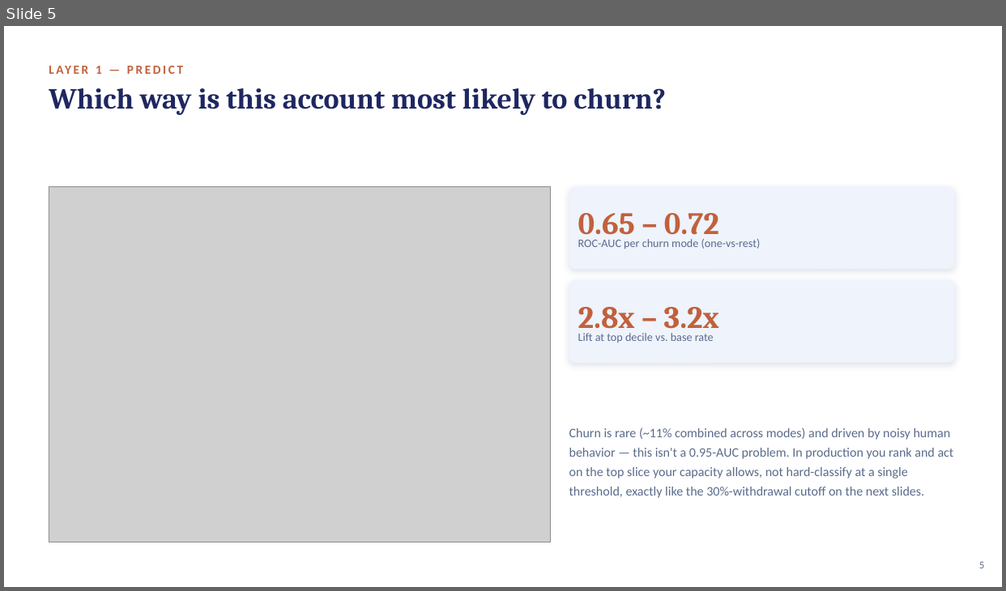
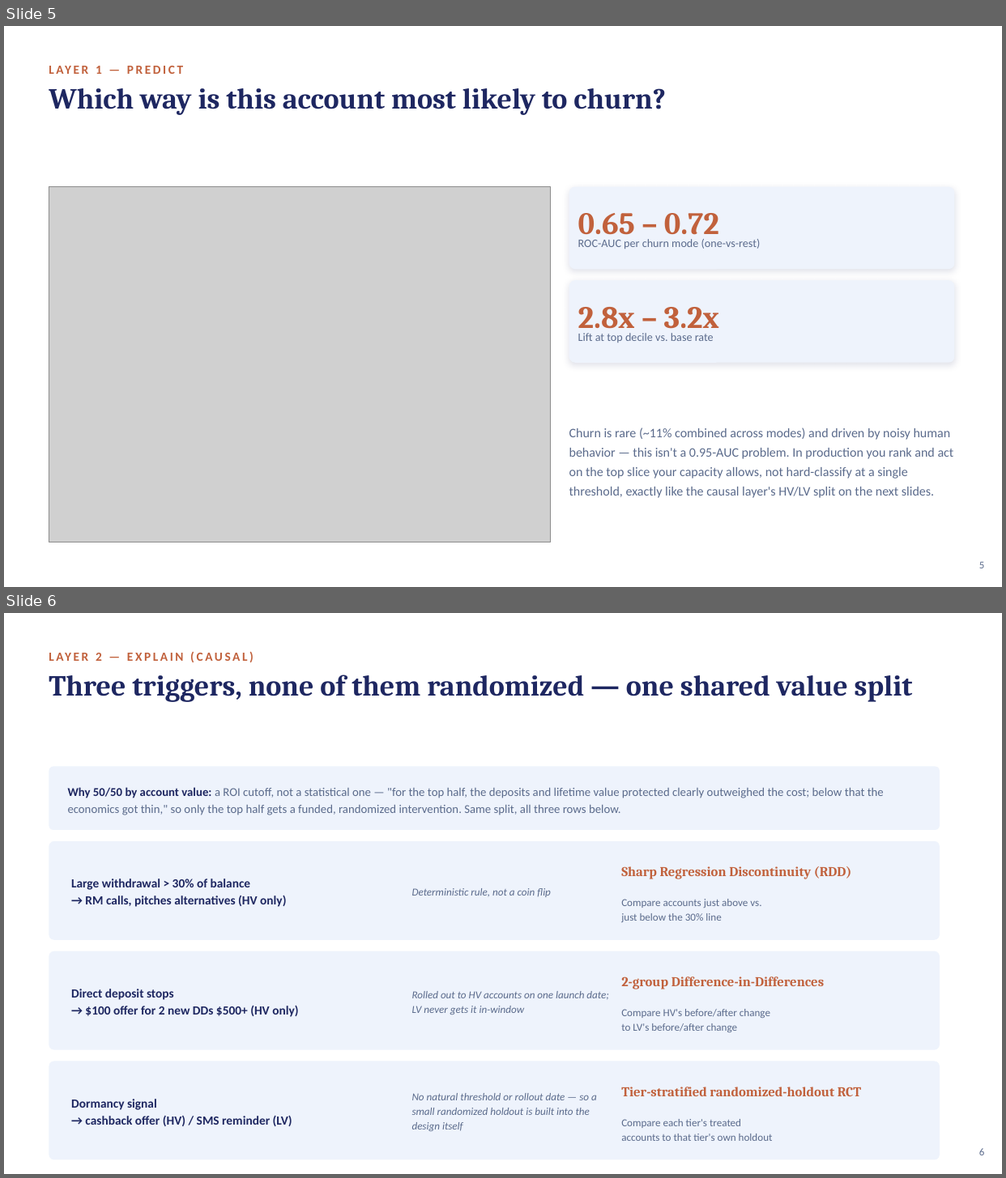
Before and after one commit to crystal1361/DDA-Retention, a slide deck: deck/vanguard_dda_deck.pptx. Shown one above the other, each under a label of ours: slide 5 before the commit, slides 5 and 6 after it. The pictures are 1006x591 and 1006x1178 pixels, drawn with LibreOffice and Linux fonts; fonts in the diff are those of the drawing; grey boxes stand for pictures. Boxes give left, top, right and bottom in pixels: in the first picture for what was removed or moved away, otherwise in the second. Text is boxed around its words. In the diff, an @@ line names an element or a change of style, - is before the commit and + after.

```diff
--- a/deck/vanguard_dda_deck.pptx
+++ b/deck/vanguard_dda_deck.pptx
@@ slide 6 added at <box>4,613,1002,1174</box>, background #FFFFFF @@
@@ text added at <box>96,653,102,661</box>, 12 pt, text #C1613C, bold @@
+LAYER 2 — EXPLAIN (CAUSAL)
@@ text added at <box>49,675,913,702</box>, 28 pt, text #1E2761, bold @@
+Three triggers, none of them randomized — one shared value split
@@ rounded rectangle added at <box>49,766,940,830</box>, fill #EEF3FC @@
@@ text added at <box>68,787,884,815</box>, 11.5 pt, text #5B6B8C @@
+Why 50/50 by account value: a ROI cutoff, not a statistical one — "for the top half, the deposits and lifetime value protected clearly outweighed the cost; below that the economics got thin," so only the top half gets a funded, randomized intervention. Same split, all three rows below.
@@ rounded rectangle added at <box>49,841,940,940</box>, fill #EEF3FC @@
@@ text added at <box>71,879,286,907</box>, 12 pt, text #1E2761, bold @@
+Large withdrawal > 30% of balance
+→ RM calls, pitches alternatives (HV only)
@@ text added at <box>621,867,851,879</box>, 13 pt, text #C1613C, bold @@
+Sharp Regression Discontinuity (RDD)
@@ text added at <box>412,888,551,897</box>, 10.2 pt, text #5B6B8C, italic @@
+Deterministic rule, not a coin flip
@@ text added at <box>621,899,761,922</box>, 10.2 pt, text #5B6B8C @@
+Compare accounts just above vs.
+just below the 30% line
@@ rounded rectangle added at <box>49,952,940,1050</box>, fill #EEF3FC @@
@@ text added at <box>621,977,824,990</box>, 13 pt, text #C1613C, bold @@
+2-group Difference-in-Differences
@@ text added at <box>71,989,298,1017</box>, 12 pt, text #1E2761, bold @@
+Direct deposit stops
+→ $100 offer for 2 new DDs $500+ (HV only)
@@ text added at <box>412,991,608,1015</box>, 10.2 pt, text #5B6B8C, italic @@
+Rolled out to HV accounts on one launch date; LV never gets it in-window
@@ text added at <box>621,1009,770,1033</box>, 10.2 pt, text #5B6B8C @@
+Compare HV's before/after change
+to LV's before/after change
@@ rounded rectangle added at <box>49,1062,940,1161</box>, fill #EEF3FC @@
@@ text added at <box>412,1093,597,1131</box>, 10.2 pt, text #5B6B8C, italic @@
+No natural threshold or rollout date — so a small randomized holdout is built into the design itself
@@ text added at <box>621,1087,861,1097</box>, 13 pt, text #C1613C, bold @@
+Tier-stratified randomized-holdout RCT
@@ text added at <box>71,1099,292,1127</box>, 12 pt, text #1E2761, bold @@
+Dormancy signal
+→ cashback offer (HV) / SMS reminder (LV)
@@ text added at <box>621,1119,773,1141</box>, 10.2 pt, text #5B6B8C @@
+Compare each tier's treated
+accounts to that tier's own holdout
@@ text added at <box>979,1148,984,1156</box>, 10 pt, text #5B6B8C @@
+6
@@ slide 5 changed as well @@
@@ text at <box>569,428,954,498</box>: text changed @@
-Churn is rare (~11% combined across modes) and driven by noisy human behavior — this isn't a 0.95-AUC problem. In production you rank and act on the top slice your capacity allows, not hard-classify at a single threshold, exactly like the 30%-withdrawal cutoff on the next slides.
+Churn is rare (~11% combined across modes) and driven by noisy human behavior — this isn't a 0.95-AUC problem. In production you rank and act on the top slice your capacity allows, not hard-classify at a single threshold, exactly like the causal layer's HV/LV split on the next slides.
```
Also in this commit, not shown: 10 other slides changed, 7 other slides added, 6 slides removed, 4 other files.
